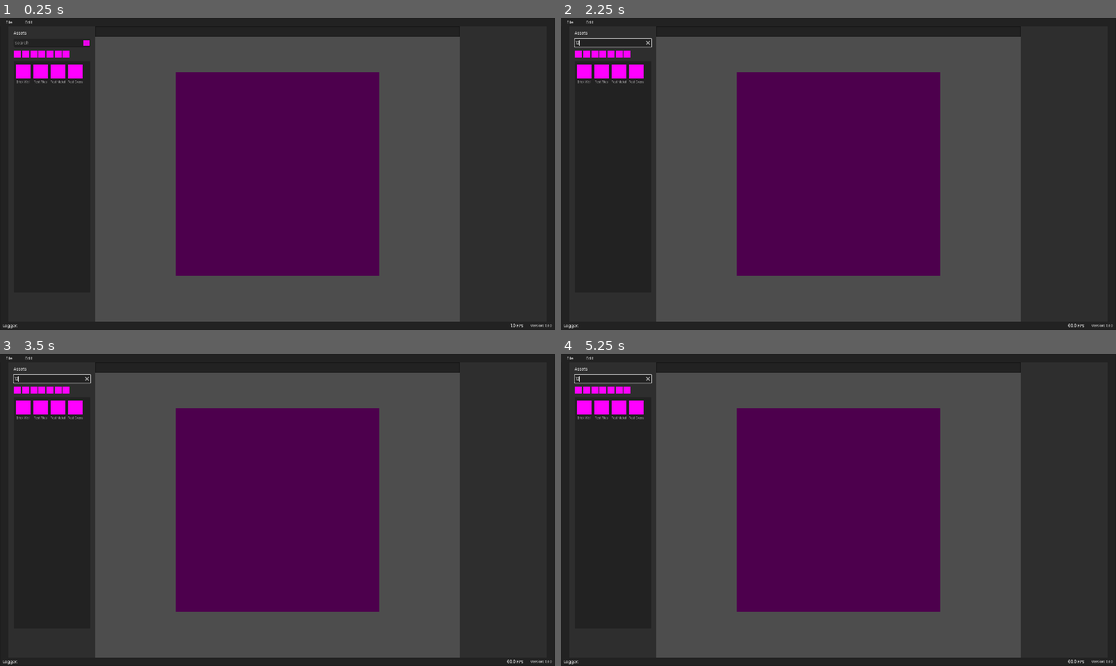
Above: before the commit, frames 1-4 (two rows, left to right).
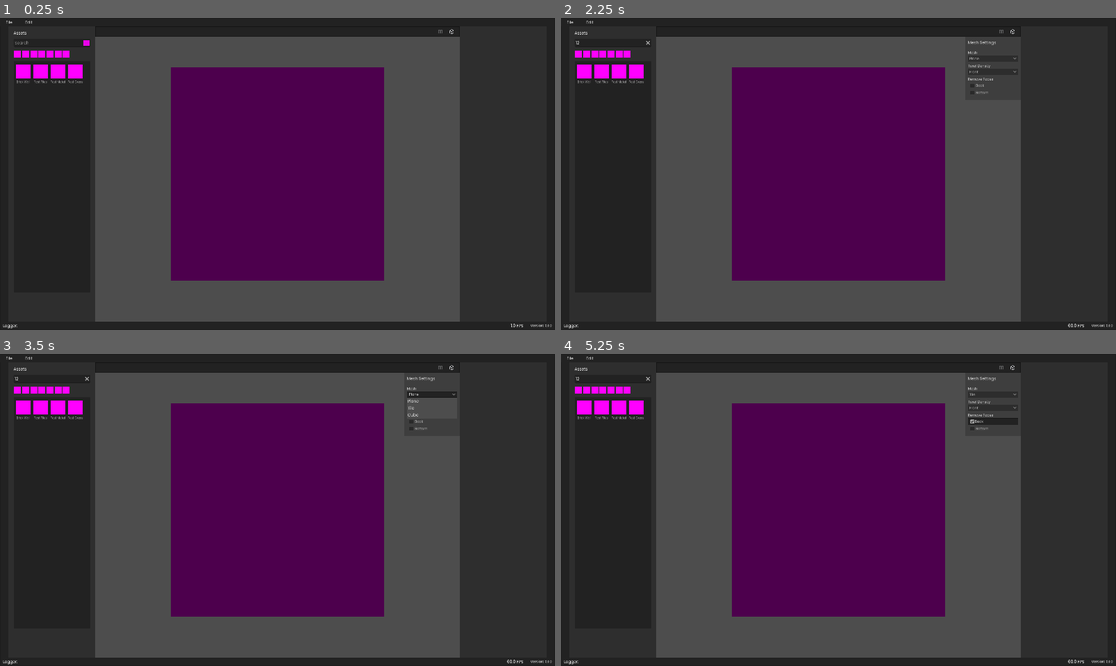
Above: after the commit, the same moments.

Repository: AnalyticalGoose/ProcTile
Game: Godot game, scene res://main.tscn
The game is run twice, just before and just after one commit, with the same random seed, the same clock (stepped at 60 frames per second) and the same inputs.
Inputs (mouse positions are in pixels of both pictures, inside the frame that each line leads up to):
- Up to frame 1 (0.25 s): no input
- Up to frame 2 (2.25 s): click (610, 42) at 0.52 s; type "12" at 0.6 s; click "File" at 1.25 s; click (1010, 30) at 2.02 s
- Up to frame 3 (3.5 s): click (432, 394) at 2.75 s, where only the run after the commit has a clickable "Plane"
- Up to frame 4 (5.25 s): click (993, 407) at 3.5 s, where only the run after the commit has a clickable "Front"; click (993, 394) at 4.25 s, where only the run after the commit has a clickable "Tile"; click (993, 422) at 5 s, where only the run after the commit has a clickable "Back"

The runs differ from the first frame. In frame 1, 2.4% of the frame differs, in the area x 30-82%, y 3-85%; in frame 2, 2.9%; in frame 3, 2.7%; in frame 4, 3.1%, in the area x 2-83%, y 3-85%.

Commit message:
Add camera controller and mesh settings
Add basic camera controller to zoom in, out and move around mesh.

Add button to pause renderer

Add basic menu to adjust mesh settings such as culling faces.

Diff:
--- a/engine/render/renderer.gd
+++ b/engine/render/renderer.gd
@@ -9,7 +9,7 @@
 var texture_size : int
 var shader_path : String = "res://materials/brick_wall/brick_wall_compute.glsl"
 var asset_name : String
-
+var paused : bool = false
 
 # TODO: functions for cleaning up compute resources:
 func free_compute_resources() -> void:
--- a/engine/render/renderer.tscn
+++ b/engine/render/renderer.tscn
@@ -2,6 +2,7 @@
 
 [ext_resource type="Script" path="res://engine/render/renderer.gd" id="1_11juy"]
 [ext_resource type="Shader" path="res://materials/brick_wall/brick_wall_shader.gdshader" id="1_iqibk"]
+[ext_resource type="ArrayMesh" uid="uid://br3vow2bovkx0" path="res://meshes/tile/tile.obj" id="3_14j6m"]
 
 [sub_resource type="Texture2DRD" id="Texture2DRD_h5fst"]
 
@@ -23,9 +24,6 @@
 shader_parameter/metallic_input = SubResource("Texture2DRD_ak5p6")
 shader_parameter/normal_input = SubResource("Texture2DRD_blo77")
 
-[sub_resource type="PlaneMesh" id="PlaneMesh_1b2sg"]
-orientation = 2
-
 [sub_resource type="Environment" id="Environment_cwj01"]
 background_color = Color(0.0338533, 0.0338533, 0.0338533, 1)
 
@@ -36,7 +34,7 @@
 
 [node name="Mesh" type="MeshInstance3D" parent="MeshPivot"]
 material_override = SubResource("ShaderMaterial_cnb6x")
-mesh = SubResource("PlaneMesh_1b2sg")
+mesh = ExtResource("3_14j6m")
 skeleton = NodePath("")
 
 [node name="CameraPivot" type="Node3D" parent="."]
--- a/materials/asset_manager.gd
+++ b/materials/asset_manager.gd
@@ -1,5 +1,6 @@
 extends PanelContainer
 
+@export var ui_manager : UIManager
 @export var params_manager : ParamsManager
 @export var menu_manager : HBoxContainer
 
@@ -19,7 +20,6 @@
 	renderer.set_shader_material(asset_data.shader_data)
 	params_manager._build_params_ui(asset_data.ui_elements, compute_shader)
 
-	@warning_ignore("unsafe_method_access")
-	menu_manager.enable_export()
+	ui_manager.enable_full_ui()
 
 	renderer.asset_name = asset_data.name
--- /dev/null
+++ b/ui/bars/renderer_toolbar.gd
@@ -0,0 +1,34 @@
+extends Node
+
+@export var pause_btn : Button
+@export var pause_icon : CompressedTexture2D
+@export var play_icon : CompressedTexture2D
+@export var mesh_btn : Button
+@export var mesh_settings_scene : PackedScene
+
+@onready var renderer : Renderer = $/root/ProcTile/Renderer
+
+
+var mesh_settings : MeshSettings
+
+
+func _on_pause_renderer_button_toggled(toggled_on: bool) -> void:
+	if toggled_on:
+		renderer.paused = true
+		renderer.set_process(false)
+		pause_btn.icon = play_icon
+	else:
+		renderer.paused = false
+		renderer.set_process(true)
+		pause_btn.icon = pause_icon
+
+
+func _on_mesh_settings_button_pressed() -> void:
+	if mesh_settings:
+		if mesh_settings.visible:
+			mesh_settings.hide()
+		else:
+			mesh_settings.show()
+	else:
+		mesh_settings = mesh_settings_scene.instantiate()
+		mesh_btn.add_child(mesh_settings)
--- a/ui/menus/menu_manager.gd
+++ /dev/null
@@ -1,7 +0,0 @@
-extends HBoxContainer
-
-@export var file_menu : MenuButton
-
-# Temporary
-func enable_export() -> void:
-	file_menu.get_popup().set_item_disabled(10, false)
--- /dev/null
+++ b/ui/menus/mesh/mesh_menu_theme.tres
@@ -0,0 +1,23 @@
+[gd_resource type="Theme" load_steps=3 format=3 uid="uid://b21n7wcdmuo1a"]
+
+[sub_resource type="StyleBoxFlat" id="StyleBoxFlat_3jvs5"]
+content_margin_left = 5.0
+content_margin_top = 2.0
+content_margin_bottom = 1.0
+bg_color = Color(0.223103, 0.223103, 0.223103, 1)
+corner_detail = 1
+
+[sub_resource type="StyleBoxFlat" id="StyleBoxFlat_kthmy"]
+bg_color = Color(0.303233, 0.303233, 0.303233, 1)
+corner_detail = 1
+
+[resource]
+CheckBox/font_sizes/font_size = 12
+Label/font_sizes/font_size = 14
+MarginContainer/constants/margin_left = 10
+MarginContainer/constants/margin_right = 10
+MarginContainer/constants/margin_top = 10
+OptionButton/font_sizes/font_size = 12
+OptionButton/styles/normal = SubResource("StyleBoxFlat_3jvs5")
+PanelContainer/styles/panel = SubResource("StyleBoxFlat_kthmy")
+VBoxContainer/constants/separation = 6
--- /dev/null
+++ b/ui/menus/mesh/mesh_settings.gd
@@ -0,0 +1,49 @@
+class_name MeshSettings
+extends PanelContainer
+
+
+@export var mesh_options : OptionButton
+@export var texel_options : OptionButton
+
+@export var tile_meshes : Array[Mesh]
+
+@onready var mesh_instance : MeshInstance3D = $/root/ProcTile/Renderer/MeshPivot/Mesh as MeshInstance3D
+
+
+var cull_back_face : bool = false:
+	set(cull):
+		cull_back_face = cull
+		_change_mesh()
+
+var cull_bottom_face : bool = false:
+	set(cull):
+		cull_bottom_face = cull
+		_change_mesh()
+
+
+func _change_mesh() -> void:
+	if cull_back_face:
+		if cull_bottom_face:
+			mesh_instance.mesh = tile_meshes[0]
+		else:
+			mesh_instance.mesh = tile_meshes[1]
+	else:
+		if cull_bottom_face:
+			mesh_instance.mesh = tile_meshes[2]
+		else:
+			mesh_instance.mesh = tile_meshes[3]
+
+
+func _ready() -> void:
+	for option : OptionButton in [mesh_options, texel_options]:
+		var popup : PopupMenu = option.get_popup()
+		for i : int in 3:
+			popup.set_item_as_radio_checkable(i, false)
+
+
+func _on_back_face_check_box_toggled(toggled_on: bool) -> void:
+	cull_back_face = toggled_on
+
+
+func _on_bottom_face_check_box_toggled(toggled_on: bool) -> void:
+	cull_bottom_face = toggled_on
--- /dev/null
+++ b/ui/menus/mesh/mesh_settings_menu.tscn
@@ -0,0 +1,99 @@
+[gd_scene load_steps=7 format=3 uid="uid://kukxq0246lch"]
+
+[ext_resource type="Theme" uid="uid://b21n7wcdmuo1a" path="res://ui/menus/mesh/mesh_menu_theme.tres" id="1_0mu7x"]
+[ext_resource type="Script" path="res://ui/menus/mesh/mesh_settings.gd" id="2_8udx8"]
+[ext_resource type="ArrayMesh" uid="uid://br3vow2bovkx0" path="res://meshes/tile/tile.obj" id="3_0csbf"]
+[ext_resource type="ArrayMesh" uid="uid://c41mp0hqr2wd7" path="res://meshes/tile/tile_back_bottom_cull.obj" id="4_om0wj"]
+[ext_resource type="ArrayMesh" uid="uid://cjstuqnwwcakd" path="res://meshes/tile/tile_back_cull.obj" id="5_lpa08"]
+[ext_resource type="ArrayMesh" uid="uid://c62xi1dgnpy63" path="res://meshes/tile/tile_bottom_cull.obj" id="6_g0klt"]
+
+[node name="MeshSettings" type="PanelContainer" node_paths=PackedStringArray("mesh_options", "texel_options")]
+anchors_preset = 3
+anchor_left = 1.0
+anchor_top = 1.0
+anchor_right = 1.0
+anchor_bottom = 1.0
+offset_left = -182.0
+offset_right = 10.0
+offset_bottom = 218.0
+grow_horizontal = 0
+grow_vertical = 0
+theme = ExtResource("1_0mu7x")
+script = ExtResource("2_8udx8")
+mesh_options = NodePath("MarginContainer/VBoxContainer/MeshContainer/MeshOptionButton")
+texel_options = NodePath("MarginContainer/VBoxContainer/TexelContainer/TexelOptionButton")
+tile_meshes = Array[Mesh]([ExtResource("4_om0wj"), ExtResource("5_lpa08"), ExtResource("6_g0klt"), ExtResource("3_0csbf")])
+
+[node name="MarginContainer" type="MarginContainer" parent="."]
+layout_mode = 2
+
+[node name="VBoxContainer" type="VBoxContainer" parent="MarginContainer"]
+layout_mode = 2
+
+[node name="HeadingLabel" type="Label" parent="MarginContainer/VBoxContainer"]
+layout_mode = 2
+size_flags_horizontal = 3
+text = "Mesh Settings"
+
+[node name="HSeparator" type="HSeparator" parent="MarginContainer/VBoxContainer"]
+layout_mode = 2
+
+[node name="MeshContainer" type="VBoxContainer" parent="MarginContainer/VBoxContainer"]
+layout_mode = 2
+theme_override_constants/separation = 1
+
+[node name="MeshLabel" type="Label" parent="MarginContainer/VBoxContainer/MeshContainer"]
+layout_mode = 2
+theme_override_font_sizes/font_size = 12
+text = "Mesh"
+
+[node name="MeshOptionButton" type="OptionButton" parent="MarginContainer/VBoxContainer/MeshContainer"]
+layout_mode = 2
+selected = 0
+item_count = 3
+popup/item_0/text = "Plane"
+popup/item_1/text = "Tile"
+popup/item_1/id = 1
+popup/item_2/text = "Cube"
+popup/item_2/id = 2
+
+[node name="TexelContainer" type="VBoxContainer" parent="MarginContainer/VBoxContainer"]
+layout_mode = 2
+theme_override_constants/separation = 1
+
+[node name="TexelLabel" type="Label" parent="MarginContainer/VBoxContainer/TexelContainer"]
+layout_mode = 2
+theme_override_font_sizes/font_size = 12
+text = "Texel Density"
+
+[node name="TexelOptionButton" type="OptionButton" parent="MarginContainer/VBoxContainer/TexelContainer"]
+layout_mode = 2
+selected = 0
+item_count = 3
+popup/item_0/text = "Front"
+popup/item_1/text = "Front and Sides"
+popup/item_1/id = 1
+popup/item_2/text = "None"
+popup/item_2/id = 2
+
+[node name="FacesContainer" type="VBoxContainer" parent="MarginContainer/VBoxContainer"]
+layout_mode = 2
+theme_override_constants/separation = 1
+
+[node name="FacesLabel" type="Label" parent="MarginContainer/VBoxContainer/FacesContainer"]
+layout_mode = 2
+theme_override_font_sizes/font_size = 12
+text = "Remove Faces"
+
+[node name="BackFaceCheckBox" type="CheckBox" parent="MarginContainer/VBoxContainer/FacesContainer"]
+layout_mode = 2
+text = "Back"
+flat = true
+
+[node name="BottomFaceCheckBox" type="CheckBox" parent="MarginContainer/VBoxContainer/FacesContainer"]
+layout_mode = 2
+text = "Bottom"
+flat = true
+
+[connection signal="toggled" from="MarginContainer/VBoxContainer/FacesContainer/BackFaceCheckBox" to="." method="_on_back_face_check_box_toggled"]
+[connection signal="toggled" from="MarginContainer/VBoxContainer/FacesContainer/BottomFaceCheckBox" to="." method="_on_bottom_face_check_box_toggled"]
--- a/ui/parameters/params_theme.tres
+++ b/ui/parameters/params_theme.tres
@@ -1,6 +1,22 @@
-[gd_resource type="Theme" load_steps=8 format=3 uid="uid://wrjfe6mxcq45"]
+[gd_resource type="Theme" load_steps=10 format=3 uid="uid://wrjfe6mxcq45"]
 
 [sub_resource type="StyleBoxEmpty" id="StyleBoxEmpty_kcnoo"]
+
+[sub_resource type="StyleBoxFlat" id="StyleBoxFlat_d0qga"]
+content_margin_left = 5.0
+content_margin_top = 4.0
+content_margin_right = 5.0
+content_margin_bottom = 4.0
+bg_color = Color(0.147672, 0.147672, 0.147672, 1)
+corner_detail = 1
+
+[sub_resource type="StyleBoxFlat" id="StyleBoxFlat_l7q0j"]
+content_margin_left = 5.0
+content_margin_top = 4.0
+content_margin_right = 5.0
+content_margin_bottom = 4.0
+bg_color = Color(0.147672, 0.147672, 0.147672, 1)
+corner_detail = 1
 
 [sub_resource type="Gradient" id="Gradient_apnni"]
 offsets = PackedFloat32Array(0.574074, 0.728395)
@@ -29,6 +45,8 @@
 [resource]
 Button/font_sizes/font_size = 11
 Button/styles/focus = SubResource("StyleBoxEmpty_kcnoo")
+Button/styles/normal = SubResource("StyleBoxFlat_d0qga")
+Button/styles/pressed = SubResource("StyleBoxFlat_l7q0j")
 HSlider/icons/grabber = SubResource("GradientTexture2D_cebng")
 HSlider/icons/grabber_disabled = null
 HSlider/icons/grabber_highlight = null
--- a/ui/ui.tscn
+++ b/ui/ui.tscn
@@ -1,22 +1,27 @@
-[gd_scene load_steps=31 format=3 uid="uid://sjoei1q5m1ma"]
-
-[ext_resource type="Script" path="res://scripts/renderer_view.gd" id="1_av4mg"]
+[gd_scene load_steps=36 format=3 uid="uid://sjoei1q5m1ma"]
+
+[ext_resource type="Script" path="res://engine/render/camera_controller.gd" id="1_av4mg"]
+[ext_resource type="Script" path="res://ui/ui_manager.gd" id="1_cnay4"]
 [ext_resource type="Theme" uid="uid://dfgva2nypdu6x" path="res://ui/ui_theme.tres" id="1_x425p"]
 [ext_resource type="Script" path="res://materials/asset_manager.gd" id="2_iuucp"]
-[ext_resource type="Script" path="res://scripts/data_bar.gd" id="2_pqncx"]
-[ext_resource type="Script" path="res://ui/menus/menu_manager.gd" id="2_pyqb2"]
+[ext_resource type="Script" path="res://ui/bars/data_bar.gd" id="2_pqncx"]
 [ext_resource type="Script" path="res://ui/menus/file_menu.gd" id="2_y3rwe"]
 [ext_resource type="PackedScene" uid="uid://ci4s2srdlp13f" path="res://ui/menus/export/export.tscn" id="3_34tcw"]
 [ext_resource type="Theme" uid="uid://wrjfe6mxcq45" path="res://ui/parameters/params_theme.tres" id="5_hrfci"]
+[ext_resource type="Texture2D" uid="uid://bshqj7vtej43s" path="res://ui/icons/icon_mesh.png" id="6_1sqbh"]
 [ext_resource type="PackedScene" uid="uid://dmeof6kgt3rjj" path="res://ui/parameters/section/section.tscn" id="6_87c7t"]
+[ext_resource type="Script" path="res://ui/bars/renderer_toolbar.gd" id="6_s0trs"]
 [ext_resource type="PackedScene" uid="uid://c01quywq314dv" path="res://ui/parameters/slider/slider.tscn" id="6_tarje"]
+[ext_resource type="Texture2D" uid="uid://cx42hbrly0fvi" path="res://ui/icons/icon_pause.png" id="6_wvlpy"]
 [ext_resource type="PackedScene" uid="uid://d18ju7bnukh46" path="res://ui/parameters/gradient_colour/gradient.tscn" id="6_yy2h4"]
 [ext_resource type="Script" path="res://ui/parameters/section/section.gd" id="7_08hm7"]
 [ext_resource type="PackedScene" uid="uid://coiefeptq306s" path="res://ui/parameters/dropdown/dropdown.tscn" id="7_ggaj0"]
 [ext_resource type="Script" path="res://ui/parameters/params_manager.gd" id="7_xyjtw"]
+[ext_resource type="Texture2D" uid="uid://dsw2dmlnyq433" path="res://ui/icons/icon_play.png" id="8_fa1dh"]
 [ext_resource type="PackedScene" uid="uid://ijcpej5evkvf" path="res://ui/parameters/uniform_colour/colour.tscn" id="8_iq2nk"]
 [ext_resource type="PackedScene" uid="uid://mapw8rs5g7b8" path="res://ui/parameters/seed/seed_line.tscn" id="9_b1bll"]
 [ext_resource type="PackedScene" uid="uid://bsldnikana6eg" path="res://ui/parameters/seed/seeds.tscn" id="9_sniln"]
+[ext_resource type="PackedScene" uid="uid://kukxq0246lch" path="res://ui/menus/mesh/mesh_settings_menu.tscn" id="10_d81an"]
 
 [sub_resource type="StyleBoxFlat" id="StyleBoxFlat_deoo3"]
 content_margin_top = 0.0
@@ -54,13 +59,16 @@
 
 [sub_resource type="PlaceholderTexture2D" id="PlaceholderTexture2D_pce4s"]
 
-[node name="UI" type="Control"]
+[node name="UI" type="Control" node_paths=PackedStringArray("file_menu", "pause_renderer_btn")]
 layout_mode = 3
 anchors_preset = 15
 anchor_right = 1.0
 anchor_bottom = 1.0
 grow_horizontal = 2
 grow_vertical = 2
+script = ExtResource("1_cnay4")
+file_menu = NodePath("NavigationBar/NavigationMenu/FileMenuButton")
+pause_renderer_btn = NodePath("RendererToolbar/HBoxContainer/PauseRendererButton")
 
 [node name="RendererWindow" type="Control" parent="."]
 layout_mode = 1
@@ -87,11 +95,9 @@
 theme = ExtResource("1_x425p")
 theme_override_styles/panel = SubResource("StyleBoxFlat_deoo3")
 
-[node name="NavigationMenu" type="HBoxContainer" parent="NavigationBar" node_paths=PackedStringArray("file_menu")]
-layout_mode = 2
-theme = ExtResource("1_x425p")
-script = ExtResource("2_pyqb2")
-file_menu = NodePath("FileMenuButton")
+[node name="NavigationMenu" type="HBoxContainer" parent="NavigationBar"]
+layout_mode = 2
+theme = ExtResource("1_x425p")
 
 [node name="FileMenuButton" type="MenuButton" parent="NavigationBar/NavigationMenu"]
 layout_mode = 2
@@ -182,7 +188,7 @@
 grow_vertical = 2
 theme = ExtResource("1_x425p")
 
-[node name="TestTopBar" type="PanelContainer" parent="."]
+[node name="RendererToolbar" type="PanelContainer" parent="." node_paths=PackedStringArray("pause_btn", "mesh_btn")]
 top_level = true
 layout_mode = 1
 anchors_preset = 10
@@ -193,6 +199,33 @@
 offset_bottom = 65.0
 grow_horizontal = 2
 theme = ExtResource("1_x425p")
+script = ExtResource("6_s0trs")
+pause_icon = ExtResource("6_wvlpy")
+play_icon = ExtResource("8_fa1dh")
+mesh_settings_scene = ExtResource("10_d81an")
+pause_btn = NodePath("HBoxContainer/PauseRendererButton")
+mesh_btn = NodePath("HBoxContainer/MeshSettingsButton")
+
+[node name="HBoxContainer" type="HBoxContainer" parent="RendererToolbar"]
+modulate = Color(0.8, 0.8, 0.8, 1)
+layout_mode = 2
+alignment = 2
+
+[node name="PauseRendererButton" type="Button" parent="RendererToolbar/HBoxContainer"]
+custom_minimum_size = Vector2(35, 0)
+layout_mode = 2
+disabled = true
+toggle_mode = true
+icon = ExtResource("6_wvlpy")
+icon_alignment = 1
+expand_icon = true
+
+[node name="MeshSettingsButton" type="Button" parent="RendererToolbar/HBoxContainer"]
+custom_minimum_size = Vector2(35, 0)
+layout_mode = 2
+icon = ExtResource("6_1sqbh")
+icon_alignment = 1
+expand_icon = true
 
 [node name="RightOptions" type="PanelContainer" parent="."]
 z_index = -1
@@ -252,7 +285,7 @@
 text = "Version: 0.1.0"
 horizontal_alignment = 2
 
-[node name="AssetsWindow" type="PanelContainer" parent="." node_paths=PackedStringArray("params_manager", "menu_manager")]
+[node name="AssetsWindow" type="PanelContainer" parent="." node_paths=PackedStringArray("ui_manager", "params_manager", "menu_manager")]
 z_index = -2
 layout_mode = 2
 offset_left = 30.0
@@ -262,6 +295,7 @@
 theme = ExtResource("1_x425p")
 theme_type_variation = &"LPanelContainer"
 script = ExtResource("2_iuucp")
+ui_manager = NodePath("..")
 params_manager = NodePath("../ParamsWindow")
 menu_manager = NodePath("../NavigationBar/NavigationMenu")
 
@@ -373,4 +407,6 @@
 
 [connection signal="mouse_entered" from="RendererWindow" to="RendererWindow" method="_on_mouse_entered"]
 [connection signal="mouse_exited" from="RendererWindow" to="RendererWindow" method="_on_mouse_exited"]
+[connection signal="toggled" from="RendererToolbar/HBoxContainer/PauseRendererButton" to="RendererToolbar" method="_on_pause_renderer_button_toggled"]
+[connection signal="pressed" from="RendererToolbar/HBoxContainer/MeshSettingsButton" to="RendererToolbar" method="_on_mesh_settings_button_pressed"]
 [connection signal="item_activated" from="AssetsWindow/AssetsMargin/AssetsVBox/AssetSelector" to="AssetsWindow" method="_on_asset_selector_item_activated"]
--- /dev/null
+++ b/ui/ui_manager.gd
@@ -0,0 +1,10 @@
+class_name UIManager
+extends Control
+
+@export var file_menu : MenuButton
+@export var pause_renderer_btn : Button
+
+# Some UI elements are disabled until an asset is loaded.
+func enable_full_ui() -> void:
+	file_menu.get_popup().set_item_disabled(10, false)
+	pause_renderer_btn.disabled = false
--- a/ui/ui_theme.tres
+++ b/ui/ui_theme.tres
@@ -1,6 +1,66 @@
-[gd_resource type="Theme" load_steps=11 format=3 uid="uid://dfgva2nypdu6x"]
+[gd_resource type="Theme" load_steps=16 format=3 uid="uid://dfgva2nypdu6x"]
 
 [ext_resource type="FontFile" uid="uid://cl43lyktll62p" path="res://ui/fonts/poppins/Poppins-Regular.ttf" id="1_q2vdh"]
+
+[sub_resource type="StyleBoxFlat" id="StyleBoxFlat_61p7h"]
+content_margin_left = 7.0
+content_margin_top = 0.0
+content_margin_right = 7.0
+content_margin_bottom = 0.0
+bg_color = Color(0.169245, 0.169245, 0.169245, 1)
+border_width_top = 2
+border_width_bottom = 2
+border_color = Color(0.0962047, 0.0962048, 0.0962047, 1)
+border_blend = true
+corner_detail = 1
+
+[sub_resource type="StyleBoxFlat" id="StyleBoxFlat_bq67d"]
+content_margin_left = 7.0
+content_margin_top = 0.0
+content_margin_right = 7.0
+content_margin_bottom = 0.0
+bg_color = Color(0.169245, 0.169245, 0.169245, 1)
+border_width_top = 2
+border_width_bottom = 2
+border_color = Color(0.0962047, 0.0962048, 0.0962047, 1)
+border_blend = true
+corner_detail = 1
+
+[sub_resource type="StyleBoxFlat" id="StyleBoxFlat_2dlwt"]
+content_margin_left = 7.0
+content_margin_top = 0.0
+content_margin_right = 7.0
+content_margin_bottom = 0.0
+bg_color = Color(0.329158, 0.329158, 0.329158, 1)
+border_width_top = 2
+border_width_bottom = 2
+border_color = Color(0.0962047, 0.0962048, 0.0962047, 1)
+border_blend = true
+corner_detail = 1
+
+[sub_resource type="StyleBoxFlat" id="StyleBoxFlat_5i5bx"]
+content_margin_left = 7.0
+content_margin_top = 0.0
+content_margin_right = 7.0
+content_margin_bottom = 0.0
+bg_color = Color(0.169245, 0.169245, 0.169245, 1)
+border_width_top = 2
+border_width_bottom = 2
+border_color = Color(0.0962047, 0.0962048, 0.0962047, 1)
+border_blend = true
+corner_detail = 1
+
+[sub_resource type="StyleBoxFlat" id="StyleBoxFlat_x8o2p"]
+content_margin_left = 7.0
+content_margin_top = 0.0
+content_margin_right = 7.0
+content_margin_bottom = 0.0
+bg_color = Color(0.169245, 0.169245, 0.169245, 1)
+border_width_top = 2
+border_width_bottom = 2
+border_color = Color(0.0962047, 0.0962048, 0.0962047, 1)
+border_blend = true
+corner_detail = 1
 
 [sub_resource type="StyleBoxEmpty" id="StyleBoxEmpty_68ca2"]
 
@@ -57,6 +117,11 @@
 [resource]
 default_font = ExtResource("1_q2vdh")
 default_font_size = 14
+Button/styles/disabled = SubResource("StyleBoxFlat_61p7h")
+Button/styles/focus = SubResource("StyleBoxFlat_bq67d")
+Button/styles/hover = SubResource("StyleBoxFlat_2dlwt")
+Button/styles/normal = SubResource("StyleBoxFlat_5i5bx")
+Button/styles/pressed = SubResource("StyleBoxFlat_x8o2p")
 FilterItemList/base_type = &"ItemList"
 FilterItemList/styles/focus = SubResource("StyleBoxEmpty_68ca2")
 FilterItemList/styles/panel = SubResource("StyleBoxEmpty_qo4v4")
Renamed: scripts/renderer_view.gd -> engine/render/camera_controller.gd
Not shown, added: meshes/tile/tile.obj
Not shown, added: meshes/tile/tile.obj.import
Not shown, added: meshes/tile/tile_back_bottom_cull.obj
Not shown, added: meshes/tile/tile_back_bottom_cull.obj.import
Not shown, added: meshes/tile/tile_back_cull.obj
Not shown, added: meshes/tile/tile_back_cull.obj.import
Not shown, added: meshes/tile/tile_bottom_cull.obj
Not shown, added: meshes/tile/tile_bottom_cull.obj.import
Renamed: scripts/data_bar.gd -> ui/bars/data_bar.gd
Binary file added: ui/icons/icon_pause.png
Not shown, added: ui/icons/icon_pause.png.import
(and 2 more such lines)
